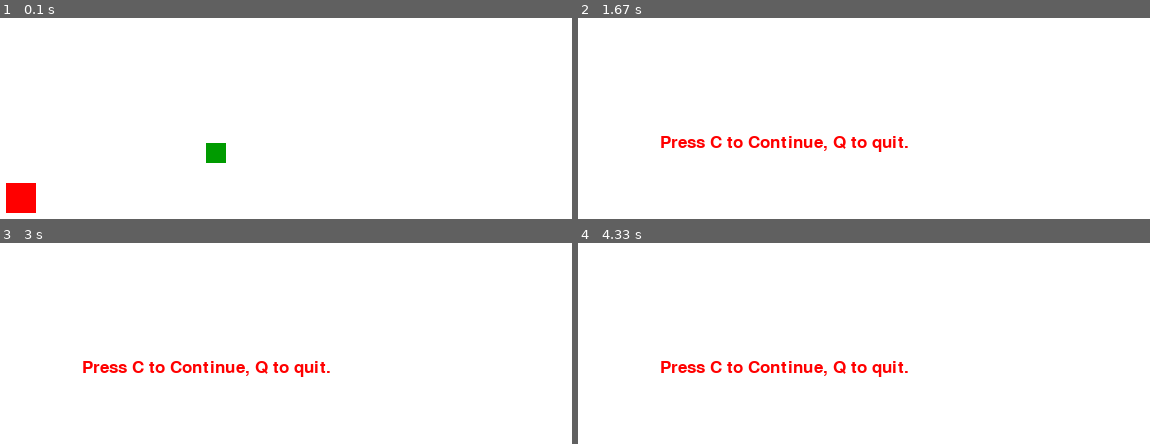
Above: before the commit, frames 1-4 (two rows, left to right).
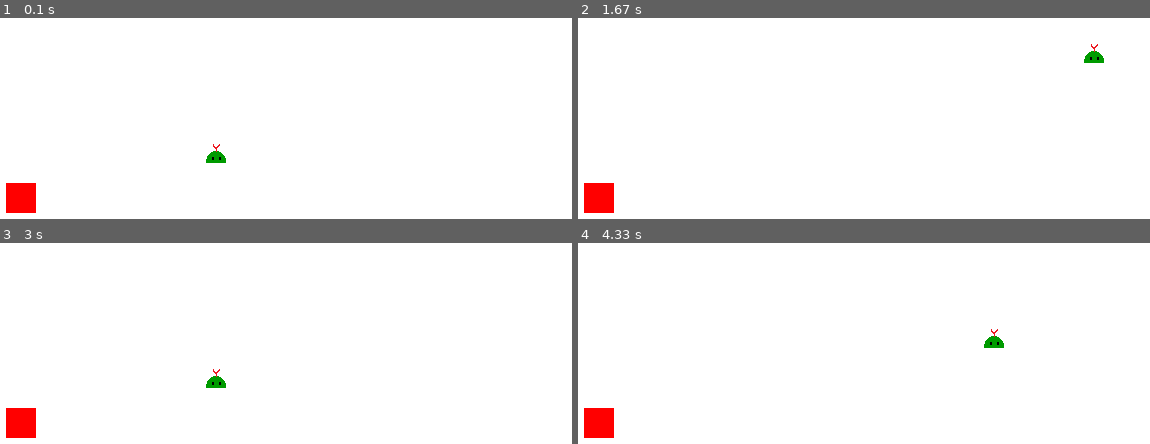
Above: after the commit, the same moments.

Repository: NikhilHeda/PyGame---Practice
Game: pygame game, started from code.py
The game is run twice, just before and just after one commit, with the same random seed, the same clock (stepped at 60 frames per second) and the same inputs.
Inputs:
- Up to frame 1 (0.1 s): no input
- Up to frame 2 (1.67 s): hold Right 0.33-0.8 s; hold Up 0.83-1.13 s; hold Right 1.17-1.63 s
- Up to frame 3 (3 s): hold Left 1.67-2.2 s; hold Down 2.23-2.53 s; hold Left 2.57-2.97 s
- Up to frame 4 (4.33 s): hold Up 3-3.37 s; hold Right 3.4-4.03 s; hold Down from 4.07 s (still down)

The runs differ from the first frame. In frame 1, 0.2% of the frame differs, in the area x 36-40%, y 62-71%; in frame 2, 2.2%, in the area x 1-92%, y 12-98%; in frame 3, 2.2%; in frame 4, 2.2%.

Commit message:
Added snake head sprite

Diff:
--- a/code.py
+++ b/code.py
@@ -15,16 +15,21 @@
 pygame.display.set_caption('Slither')
 pygame.display.update()
 
+snake_head_image = pygame.image.load('snake.png')
+
 clock = pygame.time.Clock()
 
-FPS = 30
+FPS = 15
 
 block_size = 20
 
 font = pygame.font.SysFont(None, 25)
 
 def snake(block_size, snakelist):
-	for XnY in snakelist:
+
+	gameDisplay.blit(snake_head_image, (snakelist[-1][0], snakelist[-1][1]))
+
+	for XnY in snakelist[:-1]:
 		pygame.draw.rect(gameDisplay, green, [XnY[0], XnY[1], block_size, block_size])
 
 def text_objects(text, color):
Not shown, changed: notes.txt
Binary file added: snake.png
